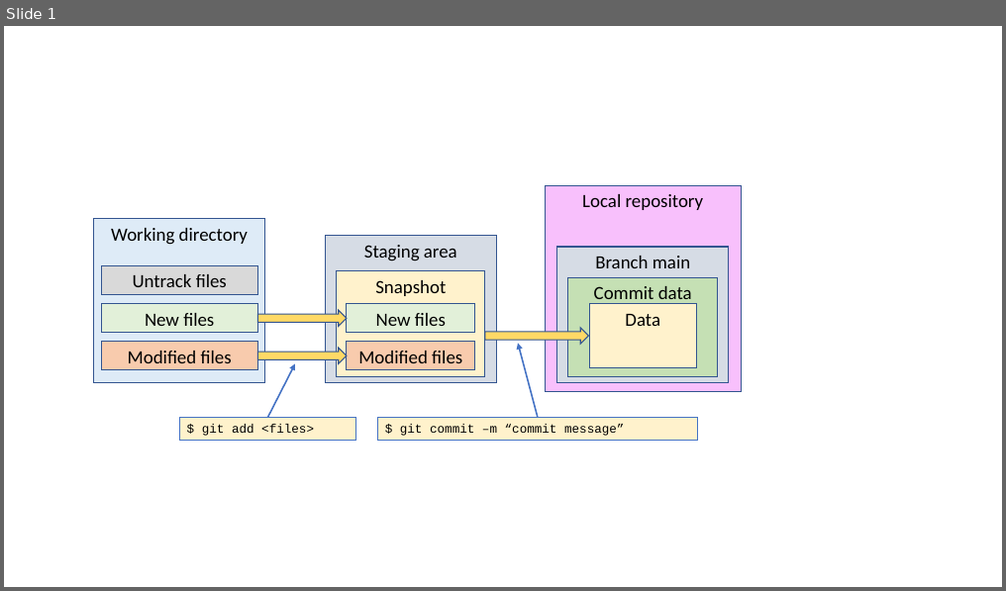
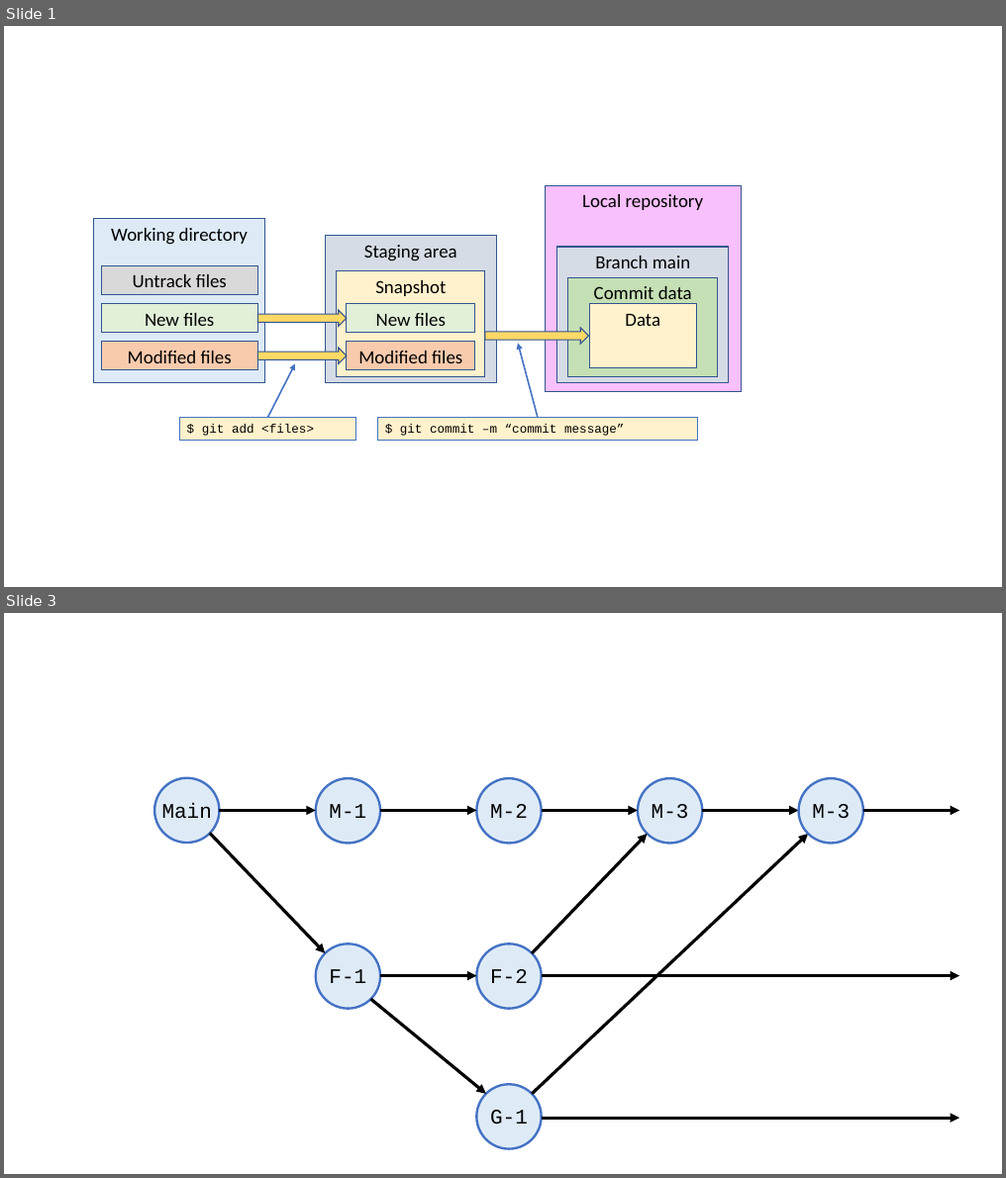
Before and after one commit to COM-LAB-I-2565/COM-LAB-I-LabSheet-2, a slide deck: Documents/Image & capture.pptx. Shown one above the other, each under a label of ours: slide 1 before the commit, slides 1 and 3 after it; the slides between them are not shown. The pictures are 1006x591 and 1006x1178 pixels, drawn with LibreOffice and Linux fonts; fonts in the diff are those of the drawing. Boxes give left, top, right and bottom in pixels: in the first picture for what was removed or moved away, otherwise in the second. Text is boxed around its words. In the diff, an @@ line names an element or a change of style, - is before the commit and + after.

```diff
--- a/Documents/Image & capture.pptx
+++ b/Documents/Image & capture.pptx
@@ slide 3 added at [4, 613, 1002, 1174], background #FFFFFF @@
@@ ellipse added at [154, 778, 219, 843], fill #DEEBF7, outline #4472C4 2.25 pt @@
@@ ellipse added at [316, 778, 380, 843], fill #DEEBF7, outline #4472C4 2.25 pt @@
@@ ellipse added at [476, 778, 541, 843], fill #DEEBF7, outline #4472C4 2.25 pt @@
@@ ellipse added at [638, 778, 703, 843], fill #DEEBF7, outline #4472C4 2.25 pt @@
@@ ellipse added at [799, 778, 863, 843], fill #DEEBF7, outline #4472C4 2.25 pt @@
@@ text added at [162, 803, 212, 819], 20 pt, text #000000 @@
+Main
@@ arrow added from (220, 811) to (316, 811), #000000 3 pt @@
@@ text added at [329, 804, 366, 818], 20 pt, text #000000 @@
+M-1
@@ arrow added from (380, 811) to (476, 811), #000000 3 pt @@
@@ text added at [490, 804, 528, 818], 20 pt, text #000000 @@
+M-2
@@ arrow added from (542, 811) to (638, 811), #000000 3 pt @@
@@ text added at [651, 804, 689, 819], 20 pt, text #000000 @@
+M-3
@@ arrow added from (703, 811) to (799, 811), #000000 3 pt @@
@@ text added at [812, 804, 849, 819], 20 pt, text #000000 @@
+M-3
@@ arrow added from (863, 811) to (960, 811), #000000 3 pt @@
@@ arrow added from (210, 833) to (325, 954), #000000 3 pt @@
@@ arrow added from (532, 954) to (648, 834), #000000 3 pt @@
@@ arrow added from (532, 1094) to (808, 834), #000000 3 pt @@
@@ ellipse added at [316, 944, 380, 1008], fill #DEEBF7, outline #4472C4 2.25 pt @@
@@ ellipse added at [476, 944, 541, 1008], fill #DEEBF7, outline #4472C4 2.25 pt @@
@@ text added at [329, 969, 366, 983], 20 pt, text #000000 @@
+F-1
@@ arrow added from (380, 976) to (476, 976), #000000 3 pt @@
@@ text added at [490, 969, 528, 983], 20 pt, text #000000 @@
+F-2
@@ arrow added from (542, 976) to (960, 976), #000000 3 pt @@
@@ arrow added from (371, 999) to (486, 1094), #000000 3 pt @@
@@ ellipse added at [476, 1084, 541, 1149], fill #DEEBF7, outline #4472C4 2.25 pt @@
@@ text added at [490, 1110, 528, 1125], 20 pt, text #000000 @@
+G-1
@@ arrow added from (542, 1118) to (960, 1118), #000000 3 pt @@
```
Also in this commit, not shown: 24 other slides added.
